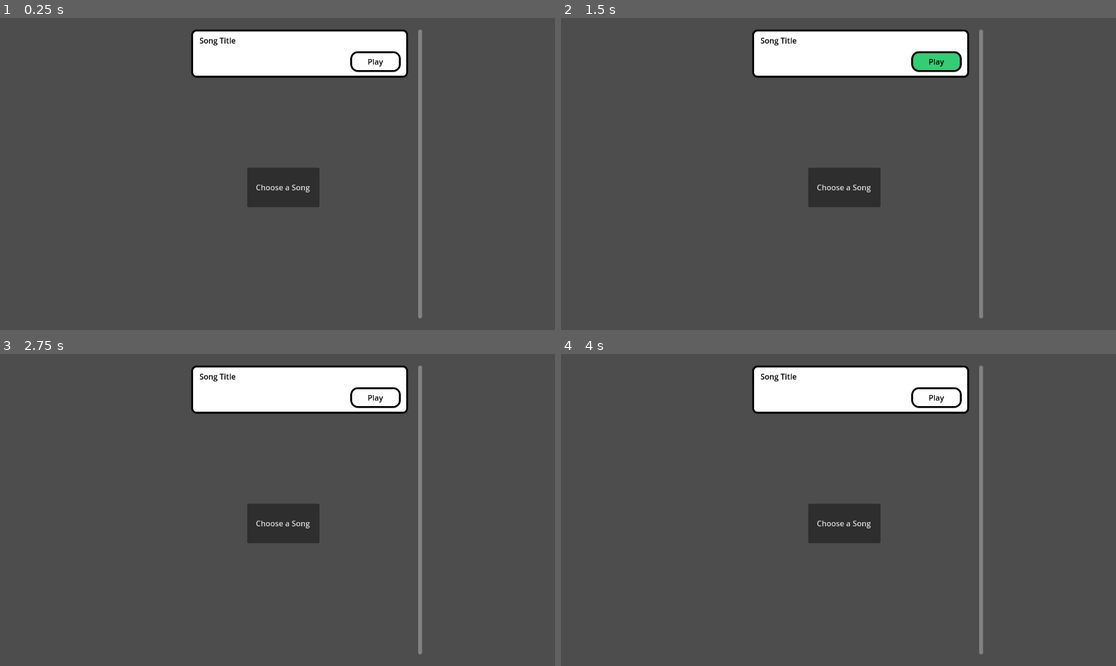
Above: before the commit, frames 1-4 (two rows, left to right).
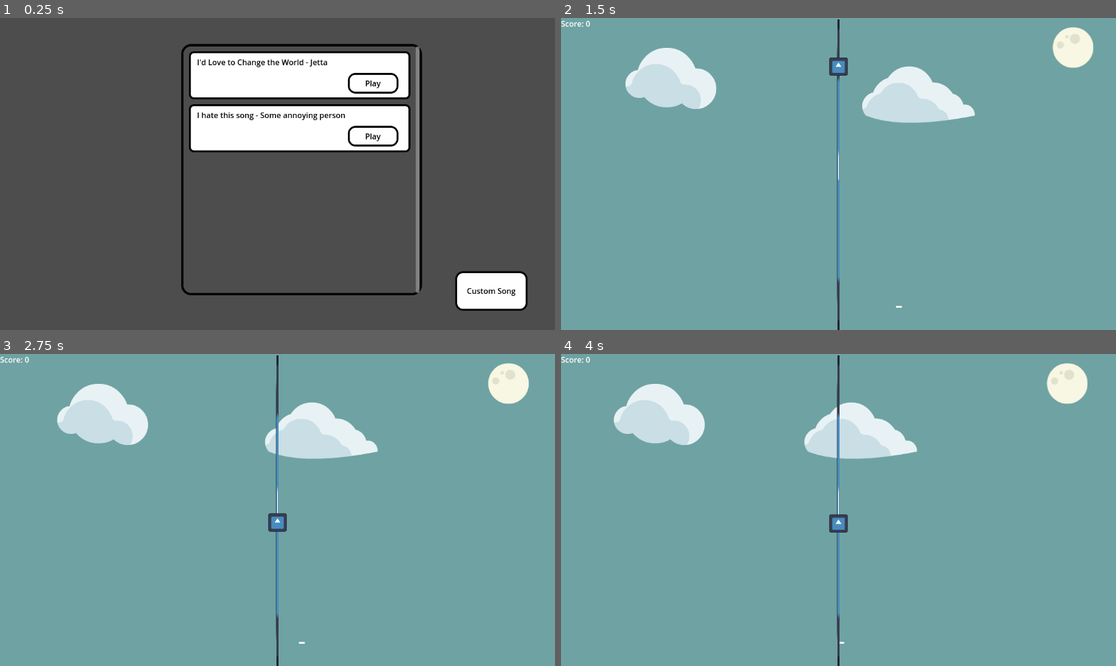
Above: after the commit, the same moments.

Repository: JohannesLadurner/OneButtonGame
Game: Godot game, scene res://scenes/level_selection.tscn
Two runs of this game, one before a commit and one after it. Both use one fixed random seed, a clock stepped at 60 frames per second and the inputs below. The engine's default icon, where the game draws it, is replaced by a stand-in: a white triangle on a blue panel in a dark square.
Inputs (mouse positions are in pixels of both pictures, inside the frame that each line leads up to):
- Up to frame 1 (0.25 s): no input
- Up to frame 2 (1.5 s): click "Play" at 0.5 s; click (938, 61) at 1.25 s, where only the run before the commit has a clickable "Play"
- Up to frame 3 (2.75 s): click (283, 522) at 2 s, where only the run before the commit has a clickable "Choose a Song"
- Up to frame 4 (4 s): click (844, 522) at 2.75 s, where only the run before the commit has a clickable "Choose a Song"; click (844, 522) at 3.5 s, where only the run before the commit has a clickable "Choose a Song"

The runs differ from the first frame. In frame 1, 17% of the frame differs, in the area x 32-96%, y 3-97%; in frame 2, 100%, in the area x 0-100%, y 0-100%; in frame 3, 100%; in frame 4, 100%.
Error after the commit: Invalid access of index '12' on a base object of type: 'Array'. (res://scenes/world.gd:44)

Commit message:
feat: integrated level selection items into level selection

Diff:
--- a/scenes/level_selection.gd
+++ b/scenes/level_selection.gd
@@ -12,6 +12,10 @@
 		$FileDialog.popup_centered(Vector2(500,500))
 
 
+func on_level_selected(path):
+	switch_to_level(load(path))
+
+
 func _on_file_dialog_file_selected(path):
 	#For local export
 	var stream = WAVFileReader.load(path).result
--- a/scenes/level_selection.tscn
+++ b/scenes/level_selection.tscn
@@ -1,17 +1,46 @@
-[gd_scene load_steps=3 format=3 uid="uid://cmjnasub5fkgg"]
+[gd_scene load_steps=5 format=3 uid="uid://cmjnasub5fkgg"]
 
 [ext_resource type="Script" path="res://scenes/level_selection.gd" id="1_7aakh"]
 [ext_resource type="PackedScene" uid="uid://m5vdrjjnftsg" path="res://scenes/scroll_item_level.tscn" id="2_ah68r"]
+
+[sub_resource type="StyleBoxFlat" id="StyleBoxFlat_8av4n"]
+bg_color = Color(1, 1, 1, 1)
+border_width_left = 4
+border_width_top = 4
+border_width_right = 4
+border_width_bottom = 4
+border_color = Color(0, 0, 0, 1)
+corner_radius_top_left = 15
+corner_radius_top_right = 15
+corner_radius_bottom_right = 15
+corner_radius_bottom_left = 15
+
+[sub_resource type="StyleBoxFlat" id="StyleBoxFlat_wkkq7"]
+bg_color = Color(0.6, 0.6, 0.6, 0)
+border_width_left = 5
+border_width_top = 5
+border_width_right = 5
+border_width_bottom = 5
+border_color = Color(0, 0, 0, 1)
+corner_radius_top_left = 20
+corner_radius_top_right = 20
+corner_radius_bottom_right = 20
+corner_radius_bottom_left = 20
 
 [node name="LevelSelection" type="Node2D"]
 script = ExtResource("1_7aakh")
 
 [node name="Button" type="Button" parent="."]
-offset_left = 513.0
-offset_top = 311.0
-offset_right = 663.0
-offset_bottom = 393.0
-text = "Choose a Song
+offset_left = 945.0
+offset_top = 526.0
+offset_right = 1095.0
+offset_bottom = 608.0
+theme_override_colors/font_color = Color(0, 0, 0, 1)
+theme_override_colors/font_pressed_color = Color(0, 0, 0, 1)
+theme_override_colors/font_hover_color = Color(0, 0, 0, 1)
+theme_override_colors/font_focus_color = Color(0, 0, 0, 1)
+theme_override_styles/normal = SubResource("StyleBoxFlat_8av4n")
+text = "Custom Song
 "
 
 [node name="FileDialog" type="FileDialog" parent="."]
@@ -22,22 +51,35 @@
 filters = PackedStringArray("*.wav")
 
 [node name="ScrollContainer" type="ScrollContainer" parent="."]
-custom_minimum_size = Vector2(500, 600)
+custom_minimum_size = Vector2(500, 400)
 offset_left = 376.0
-offset_top = 24.0
+offset_top = 54.0
 offset_right = 876.0
-offset_bottom = 624.0
+offset_bottom = 576.0
+theme_override_styles/panel = SubResource("StyleBoxFlat_wkkq7")
 horizontal_scroll_mode = 0
 vertical_scroll_mode = 2
 
-[node name="VBoxContainer" type="VBoxContainer" parent="ScrollContainer"]
+[node name="MarginContainer" type="MarginContainer" parent="ScrollContainer"]
+layout_mode = 2
+size_flags_horizontal = 3
+theme_override_constants/margin_top = 10
+
+[node name="VBoxContainer" type="VBoxContainer" parent="ScrollContainer/MarginContainer"]
 layout_mode = 2
 size_flags_horizontal = 6
 size_flags_vertical = 4
 theme_override_constants/separation = 10
 
-[node name="Panel" parent="ScrollContainer/VBoxContainer" instance=ExtResource("2_ah68r")]
+[node name="Level1" parent="ScrollContainer/MarginContainer/VBoxContainer" instance=ExtResource("2_ah68r")]
 layout_mode = 2
+song_title = "I'd Love to Change the World - Jetta"
+song_path = "res://Jetta-I_d-Love-to-Change-the-World-_Matstubs-Remix_.wav"
+
+[node name="Level2" parent="ScrollContainer/MarginContainer/VBoxContainer" instance=ExtResource("2_ah68r")]
+layout_mode = 2
+song_title = "I hate this song - Some annoying person"
+song_path = "res://maldita.wav"
 
 [connection signal="pressed" from="Button" to="." method="_on_button_pressed"]
 [connection signal="file_selected" from="FileDialog" to="." method="_on_file_dialog_file_selected"]
--- a/scenes/scroll_item_level.gd
+++ b/scenes/scroll_item_level.gd
@@ -1,7 +1,11 @@
+@tool
 extends Panel
 
+@export var song_title: String
+@export var song_path: String
 
+func _process(delta):
+	$Title.text = song_title
 
 func _on_play_button_pressed():
-	print("pressed")
-	pass # Replace with function body.
+	get_tree().root.get_node("LevelSelection").on_level_selected(song_path)
--- a/scenes/scroll_item_level.tscn
+++ b/scenes/scroll_item_level.tscn
@@ -44,7 +44,7 @@
 [sub_resource type="StyleBoxEmpty" id="StyleBoxEmpty_lggxu"]
 
 [node name="ScrollItemLevel" type="Panel"]
-custom_minimum_size = Vector2(450, 100)
+custom_minimum_size = Vector2(460, 100)
 theme_override_styles/panel = SubResource("StyleBoxFlat_h7xlr")
 script = ExtResource("1_376sm")
 
